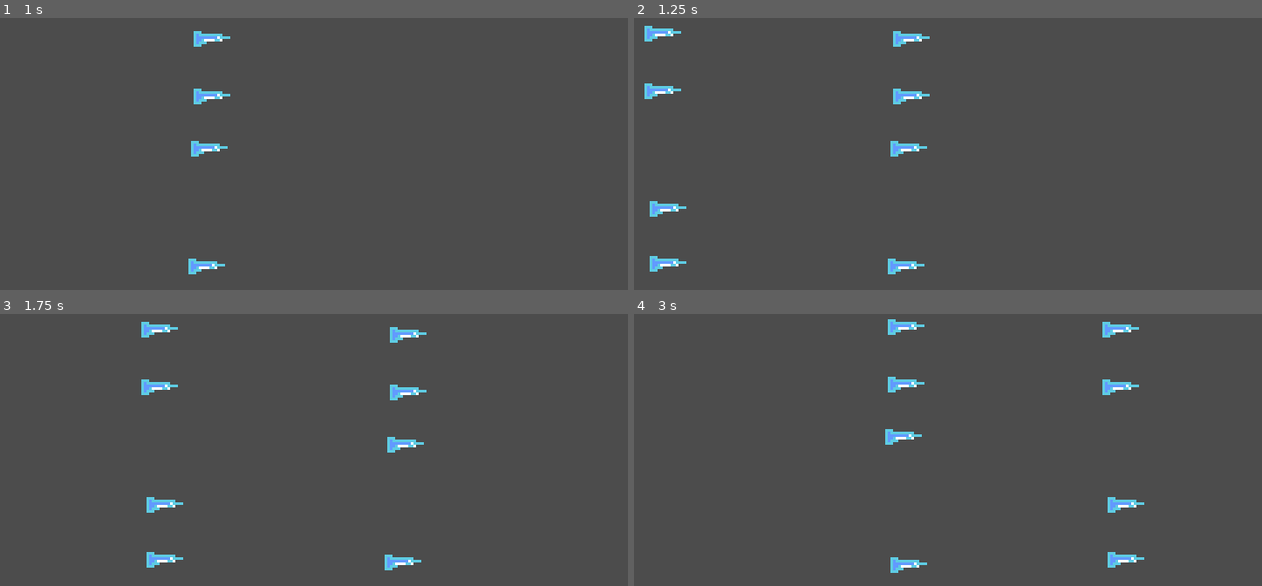
Above: before the commit, frames 1-4 (two rows, left to right).
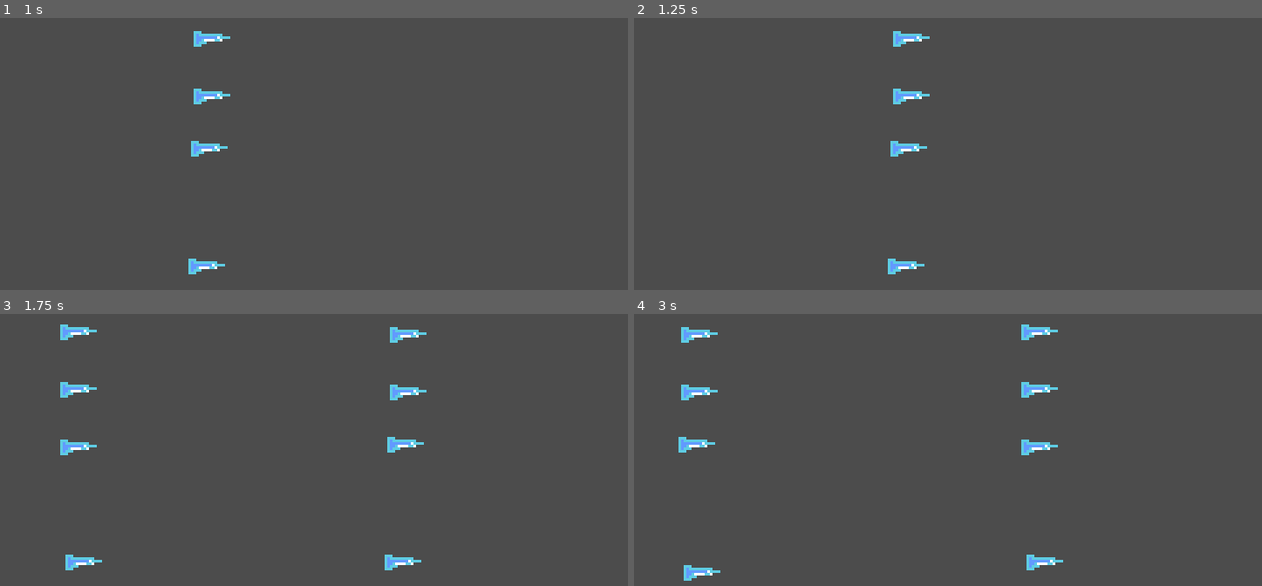
Above: after the commit, the same moments.

Repository: sugarvoid/winter-break-jam
Game: Godot game, scene res://game/danger_object/wave/sickle_wave_left_all.tscn
Two runs of this game, one before a commit and one after it. Both use one fixed random seed, a clock stepped at 60 frames per second and the inputs below. This scene is started directly instead of the project's main scene.
Inputs:
- Up to frame 1 (1 s): tap Enter (ui_accept) at 0.5 s; hold D (move_right) from 0.53 s (still down); tap W (jump) at 0.77 s
- Up to frame 2 (1.25 s): keep holding D (move_right)
- Up to frame 3 (1.75 s): keep holding D (move_right); tap W (jump) at 1.52 s
- Up to frame 4 (3 s): release D (move_right) at 2.03 s; hold A (move_left) 2.03-2.78 s; hold D (move_right) from 2.78 s (still down)

Frame 1 is identical in both runs. In frame 2, 0.8% of the frame differs, in the area x 1-9%, y 2-94%; in frame 3, 1.5%; in frame 4, 3.0%, in the area x 7-82%, y 1-99%.

Commit message:
Adjust sickle speeds

Diff:
--- a/game/danger_object/wave/sickle_wave_left_all.tscn
+++ b/game/danger_object/wave/sickle_wave_left_all.tscn
@@ -7,60 +7,48 @@
 
 [node name="IceSickle2" parent="Hazards" index="0" instance=ExtResource( 2 )]
 position = Vector2( -18, 24 )
-speed = 45
 rotation_d = 0
 
 [node name="IceSickle3" parent="Hazards" index="1" instance=ExtResource( 2 )]
 position = Vector2( -18, 46 )
-speed = 45
 rotation_d = 0
 
 [node name="IceSickle4" parent="Hazards" index="2" instance=ExtResource( 2 )]
 position = Vector2( -19, 66 )
-speed = 45
 rotation_d = 0
 
 [node name="IceSickle14" parent="Hazards" index="3" instance=ExtResource( 2 )]
-position = Vector2( -195, 21 )
-speed = 40
+position = Vector2( -274, 24 )
 rotation_d = 0
 
 [node name="IceSickle15" parent="Hazards" index="4" instance=ExtResource( 2 )]
-position = Vector2( -195, 43 )
-speed = 40
+position = Vector2( -274, 46 )
 rotation_d = 0
 
 [node name="IceSickle16" parent="Hazards" index="5" instance=ExtResource( 2 )]
-position = Vector2( -196, 63 )
-speed = 40
+position = Vector2( -275, 66 )
 rotation_d = 0
 
 [node name="IceSickle10" parent="Hazards" index="6" instance=ExtResource( 2 )]
-position = Vector2( -113, 22 )
-speed = 50
+position = Vector2( -144, 23 )
 rotation_d = 0
 
 [node name="IceSickle11" parent="Hazards" index="7" instance=ExtResource( 2 )]
-position = Vector2( -113, 44 )
-speed = 50
+position = Vector2( -144, 45 )
 rotation_d = 0
 
 [node name="IceSickle12" parent="Hazards" index="8" instance=ExtResource( 2 )]
-position = Vector2( -111, 89 )
-speed = 50
+position = Vector2( -144, 67 )
 rotation_d = 0
 
 [node name="IceSickle5" parent="Hazards" index="9" instance=ExtResource( 2 )]
 position = Vector2( -20, 111 )
-speed = 45
 rotation_d = 0
 
 [node name="IceSickle6" parent="Hazards" index="10" instance=ExtResource( 2 )]
-position = Vector2( -111, 110 )
-speed = 50
+position = Vector2( -142, 111 )
 rotation_d = 0
 
 [node name="IceSickle8" parent="Hazards" index="11" instance=ExtResource( 2 )]
-position = Vector2( -194, 112 )
-speed = 40
+position = Vector2( -273, 115 )
 rotation_d = 0
--- a/game/manager/hazard_manager/hazard_manager.gd
+++ b/game/manager/hazard_manager/hazard_manager.gd
@@ -73,7 +73,7 @@
 		6:
 			_spawn_wave(p_SWLeftBottom, 120)
 		8:
-			_spawn_wave(p_SWLeftAll, 90)
+			_spawn_wave(p_SWLeftAll, 120)
 		10:
 			_spawn_wave(p_SWLeftTop, 80)
 		12:
